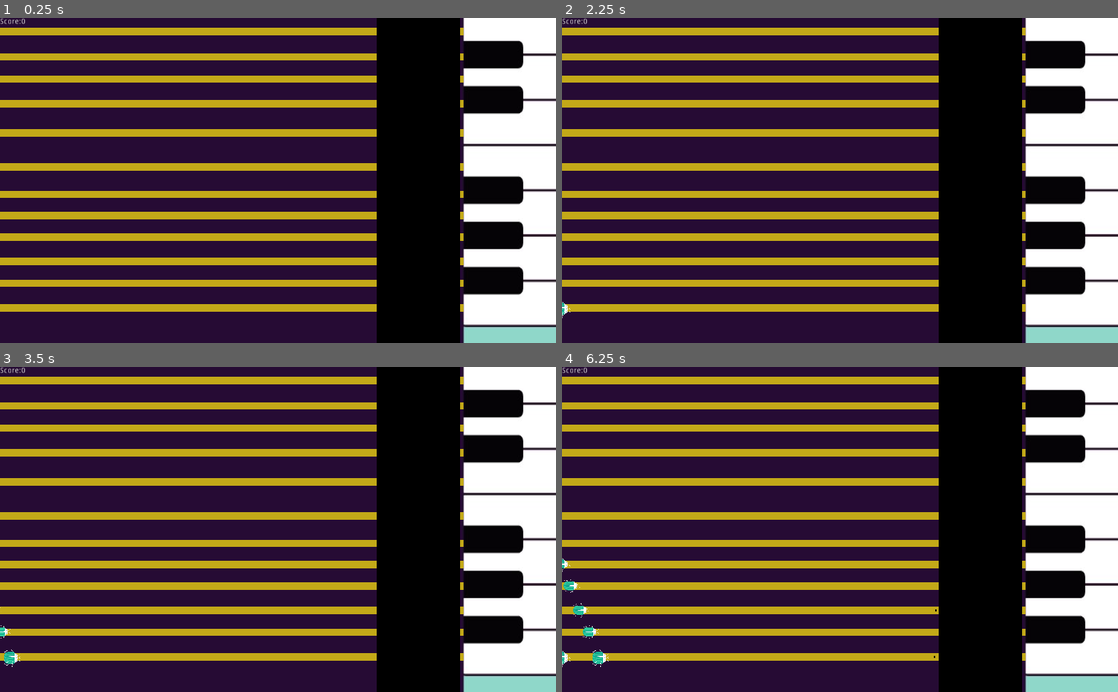
Above: before the commit, frames 1-4 (two rows, left to right).
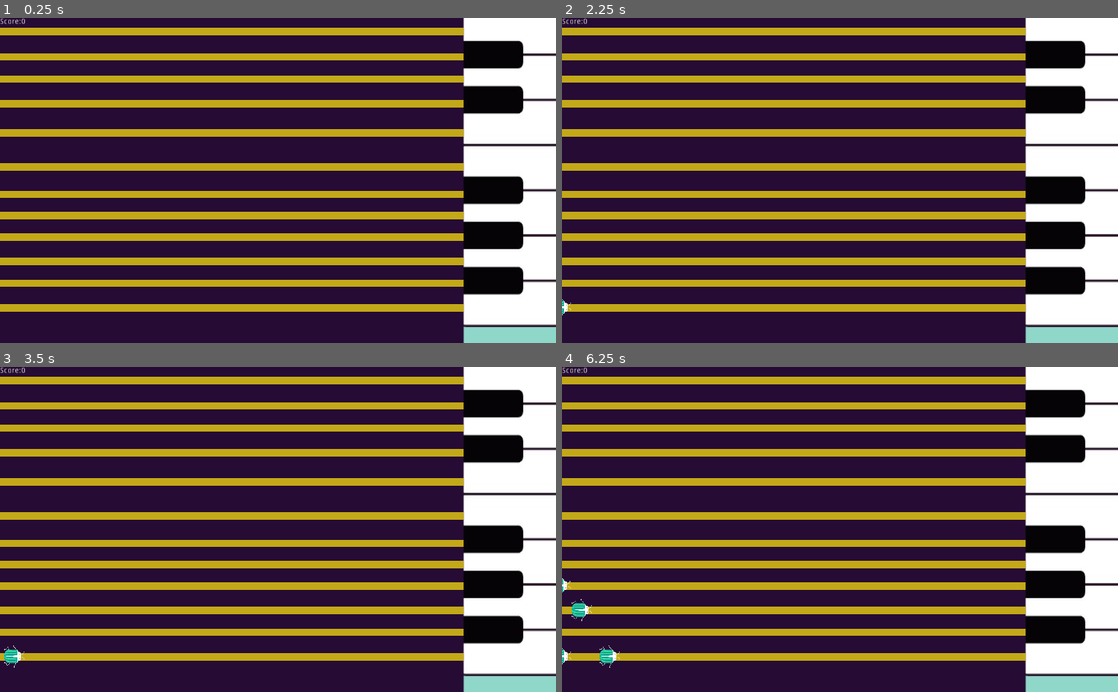
Above: after the commit, the same moments.

Repository: CodingMax/MelodyDefense
Game: Godot game, scene res://World.tscn
Two runs of this game, one before a commit and one after it. Both use one fixed random seed, a clock stepped at 60 frames per second and the inputs below. Sound files missing from this copy of the repository are replaced by a short silence.
Inputs (mouse positions are in pixels of both pictures, inside the frame that each line leads up to):
- Up to frame 1 (0.25 s): no input
- Up to frame 2 (2.25 s): tap Enter at 0.5 s; move the mouse to (962, 164) at 0.52 s; tap A (a) at 0.6 s; click (962, 164) at 0.67 s; tap D (d) at 0.8, 1.35 s; move the mouse to (728, 196) at 1.27 s; click (728, 196) at 1.42 s; tap F (f) at 1.55, 2.1 s; tap Space at 2 s; move the mouse to (895, 109) at 2.02 s; click (895, 109) at 2.17 s
- Up to frame 3 (3.5 s): tap G (g) at 2.3, 2.85 s; move the mouse to (250, 594) at 2.77 s; click (250, 594) at 2.92 s; tap H (h) at 3.05 s
- Up to frame 4 (6.25 s): move the mouse to (1006, 578) at 3.52 s; tap H (h) at 3.6 s; click (1006, 578) at 3.67 s; tap I (i) at 3.8, 4.35 s; move the mouse to (673, 480) at 4.27 s; click (673, 480) at 4.42 s; tap J (j) at 4.55, 5.1 s; move the mouse to (867, 529) at 5.02 s; click (867, 529) at 5.17 s; tap K (k) at 5.3, 5.85 s; move the mouse to (756, 448) at 5.77 s; click (756, 448) at 5.92 s; tap L (l) at 6.05 s

The runs differ from the first frame. In frame 1, 15% of the frame differs, in the area x 67-83%, y 0-100%; in frame 2, 15%; in frame 3, 15%; in frame 4, 15%, in the area x 0-83%, y 0-100%.

Commit message:
feat: Strings not Towers

Diff:
--- a/World.gd
+++ b/World.gd
@@ -23,16 +23,16 @@
 		newEnemySpawn.global_position = Vector2(-25, i.global_position.y)
 		newEnemySpawn.add_to_group("enemySpawns")
 #	for number in level:
-		var newTower = Tower.instance()
-		add_child(newTower)
-		newTower.number = count
-		newTower.initialize(count)
-		newTower.global_position = Vector2(size.x-30, i.global_position.y)
+#		var newTower = Tower.instance()
+#		add_child(newTower)
+#		newTower.number = count
+#		newTower.initialize(count)
+#		newTower.global_position = Vector2(size.x-30, i.global_position.y)
 		#newTower.global_position = newTower.positions[number]
 
 func _ready():
 	print(size)
-	loadTowers()
+	#loadTowers()
 
 
 # Called every frame. 'delta' is the elapsed time since the previous frame.
@@ -41,11 +41,9 @@
 	#timer += delta
 	#if timer > 15:
 	#	level += 1
-
-
-func _on_GameOver_mouse_entered():
-
-	pass # Replace with function body.
+func gameOver():
+	print("GameOver")
+	#get_node("../GameOver").visible = true
 
 
 func _on_GameOver_hide():
@@ -59,3 +57,13 @@
 	for i in enemys:
 		i.queue_free()
 	pass # Replace with function body.
+
+
+func _on_Collision_body_entered(body):
+	if body.is_in_group("enemys"):
+		body.queue_free()
+		if $Score.score >= 20:
+			get_node("../Score").score -= 20
+			print("Treffer!")
+		else: gameOver()
+	pass # Replace with function body.
--- a/World.tscn
+++ b/World.tscn
@@ -1,12 +1,13 @@
-[gd_scene load_steps=12 format=2]
+[gd_scene load_steps=14 format=2]
 
 [ext_resource path="res://GameOver.gd" type="Script" id=1]
 [ext_resource path="res://Assets/Art/Saite.png" type="Texture" id=2]
 [ext_resource path="res://Score.gd" type="Script" id=3]
-[ext_resource path="res://EnemySpawn.tscn" type="PackedScene" id=4]
 [ext_resource path="res://World.gd" type="Script" id=5]
 [ext_resource path="res://Assets/Art/photo_2021-05-17 13.45.59.jpeg" type="Texture" id=6]
 [ext_resource path="res://Assets/Art/HG-Restartscreen-1280x800px.png" type="Texture" id=7]
+[ext_resource path="res://saiten.gd" type="Script" id=8]
+[ext_resource path="res://Assets/Art/saite1.png" type="Texture" id=9]
 
 [sub_resource type="Environment" id=1]
 
@@ -20,10 +21,13 @@
 "speed": 5.0
 } ]
 
+[sub_resource type="RectangleShape2D" id=5]
+extents = Vector2( 14.7369, 192.115 )
+
 [sub_resource type="SpriteFrames" id=4]
 animations = [ {
-"frames": [ ExtResource( 2 ) ],
-"loop": true,
+"frames": [ ExtResource( 2 ), ExtResource( 9 ), ExtResource( 2 ) ],
+"loop": false,
 "name": "default",
 "speed": 5.0
 } ]
@@ -31,8 +35,6 @@
 [node name="WorldEnvironment" type="WorldEnvironment"]
 environment = SubResource( 1 )
 script = ExtResource( 5 )
-
-[node name="EnemySpawn" parent="." instance=ExtResource( 4 )]
 
 [node name="Score" type="Node" parent="."]
 script = ExtResource( 3 )
@@ -70,90 +72,99 @@
 z_index = -2
 frames = SubResource( 3 )
 
+[node name="Collision" type="Area2D" parent="Piano"]
+scale = Vector2( 1, 1 )
+
+[node name="CollisionShape2D" type="CollisionShape2D" parent="Piano/Collision"]
+position = Vector2( 261.886, 58.2524 )
+scale = Vector2( 1, 1 )
+shape = SubResource( 5 )
+
 [node name="Saite1" type="AnimatedSprite" parent="Piano" groups=[
 "Saiten",
 ]]
 position = Vector2( -250.933, 217.007 )
 frames = SubResource( 4 )
-playing = true
+script = ExtResource( 8 )
 
 [node name="Saite2" type="AnimatedSprite" parent="Piano" groups=[
 "Saiten",
 ]]
 position = Vector2( -251.668, 187.224 )
 frames = SubResource( 4 )
-playing = true
+script = ExtResource( 8 )
 
 [node name="Saite3" type="AnimatedSprite" parent="Piano" groups=[
 "Saiten",
 ]]
 position = Vector2( -251.668, 161.09 )
 frames = SubResource( 4 )
-playing = true
+script = ExtResource( 8 )
 
 [node name="Saite4" type="AnimatedSprite" parent="Piano" groups=[
 "Saiten",
 ]]
 position = Vector2( -251.668, 131.689 )
 frames = SubResource( 4 )
-playing = true
+script = ExtResource( 8 )
 
 [node name="Saite5" type="AnimatedSprite" parent="Piano" groups=[
 "Saiten",
 ]]
 position = Vector2( -251.668, 105.555 )
 frames = SubResource( 4 )
-playing = true
+script = ExtResource( 8 )
 
 [node name="Saite6" type="AnimatedSprite" parent="Piano" groups=[
 "Saiten",
 ]]
 position = Vector2( -251.668, 80.0739 )
 frames = SubResource( 4 )
-playing = true
+script = ExtResource( 8 )
 
 [node name="Saite7" type="AnimatedSprite" parent="Piano" groups=[
 "Saiten",
 ]]
 position = Vector2( -251.668, 46.7528 )
 frames = SubResource( 4 )
-playing = true
+script = ExtResource( 8 )
 
 [node name="Saite8" type="AnimatedSprite" parent="Piano" groups=[
 "Saiten",
 ]]
 position = Vector2( -251.668, 5.59145 )
 frames = SubResource( 4 )
-playing = true
+script = ExtResource( 8 )
 
 [node name="Saite9" type="AnimatedSprite" parent="Piano" groups=[
 "Saiten",
 ]]
 position = Vector2( -251.668, -29.0364 )
 frames = SubResource( 4 )
-playing = true
+script = ExtResource( 8 )
 
 [node name="Saite10" type="AnimatedSprite" parent="Piano" groups=[
 "Saiten",
 ]]
 position = Vector2( -251.668, -59.0907 )
 frames = SubResource( 4 )
-playing = true
+script = ExtResource( 8 )
 
 [node name="Saite11" type="AnimatedSprite" parent="Piano" groups=[
 "Saiten",
 ]]
 position = Vector2( -251.668, -85.8782 )
 frames = SubResource( 4 )
-playing = true
+script = ExtResource( 8 )
 
 [node name="Saite12" type="AnimatedSprite" parent="Piano" groups=[
 "Saiten",
 ]]
 position = Vector2( -251.668, -116.586 )
 frames = SubResource( 4 )
-playing = true
+script = ExtResource( 8 )
 
 [connection signal="gui_input" from="GameOver" to="." method="_on_GameOver_gui_input"]
 [connection signal="hide" from="GameOver" to="." method="_on_GameOver_hide"]
 [connection signal="mouse_entered" from="GameOver" to="." method="_on_GameOver_mouse_entered"]
+[connection signal="body_entered" from="Piano/Collision" to="." method="_on_Collision_body_entered"]
--- /dev/null
+++ b/saiten.gd
@@ -0,0 +1,111 @@
+extends AnimatedSprite
+var size = OS.window_size
+
+var Enemy= preload("res://enemy.tscn")
+
+var id
+#var number = 1
+var key
+
+var score
+
+var timer = 0.0
+
+var enemyNumber
+var spawnTime
+var spawnTimes
+var spawnEnd
+
+var sound
+var player
+
+
+
+func _ready():
+	id = int(self.name.replace("Saite", ""))
+	print(id)
+	loadSound()
+	initialize(id)
+
+func initialize(num):
+	key = number_to_key(num)
+	timer = 0
+	enemyNumber = 0
+	spawnTimes = [1, 4, 6, 10, 15, 12]
+	spawnEnd = spawnTimes.size()
+
+func _process(delta):
+	if !self.playing:
+		timer += delta
+		if timer > 0.5 :
+			self.stop()
+			#frame = 0
+			print(frame)
+			timer = 0
+	if Input.is_action_just_pressed(key):
+		shoot()
+	enemyClock(delta)
+
+func shoot():
+	self.play()
+	player.play()
+	if get_child_count() != 0:
+		print(get_child_count())
+		for child in get_children():
+			if child.is_in_group("enemys") :
+				child.queue_free()
+	#Shakedown
+
+func enemyClock(delta):
+	timer += delta
+	if enemyNumber == spawnEnd:
+		enemyNumber = 0
+	spawnTime = spawnTimes[enemyNumber]*id
+	if timer > spawnTime:
+		print(enemyNumber)
+		spawnEnemy()
+		timer = 0
+		enemyNumber += 1
+
+func spawnEnemy():
+		var newEnemy = Enemy.instance()
+		add_child(newEnemy)
+		newEnemy.global_position = Vector2(-25, self.global_position.y)
+		newEnemy.add_to_group("enemys")
+
+func _on_Saite_body_entered(body):
+	if body.is_in_group("enemys"):
+		body.queue_free()
+		score = get_node("../../Score").score
+		if score >= 20:
+			get_node("../../Score").score -= 20
+			print("Treffer!")
+		else: gameOver()
+
+func gameOver():
+	print("GameOver")
+	get_node("../GameOver").visible = true
+
+func number_to_key(n):
+	match n:
+		1: return "a"
+		2: return "s"
+		3: return "d"
+		4: return "f"
+		5: return "g"
+		6: return "h"
+		7: return "j"
+		8: return "k"
+		9: return "l"
+		10: return "i"
+		11: return "o"
+		12: return "p"
+		_: return "a"
+
+func loadSound():
+	player = AudioStreamPlayer.new()
+	add_child(player)
+	player.stream = load("res://Assets/Sounds/Piano.ogg")
+	player.volume_db = -20
+	player.pitch_scale =  id*(0.08333333) + 0.5
+	print("Sound loaded")
